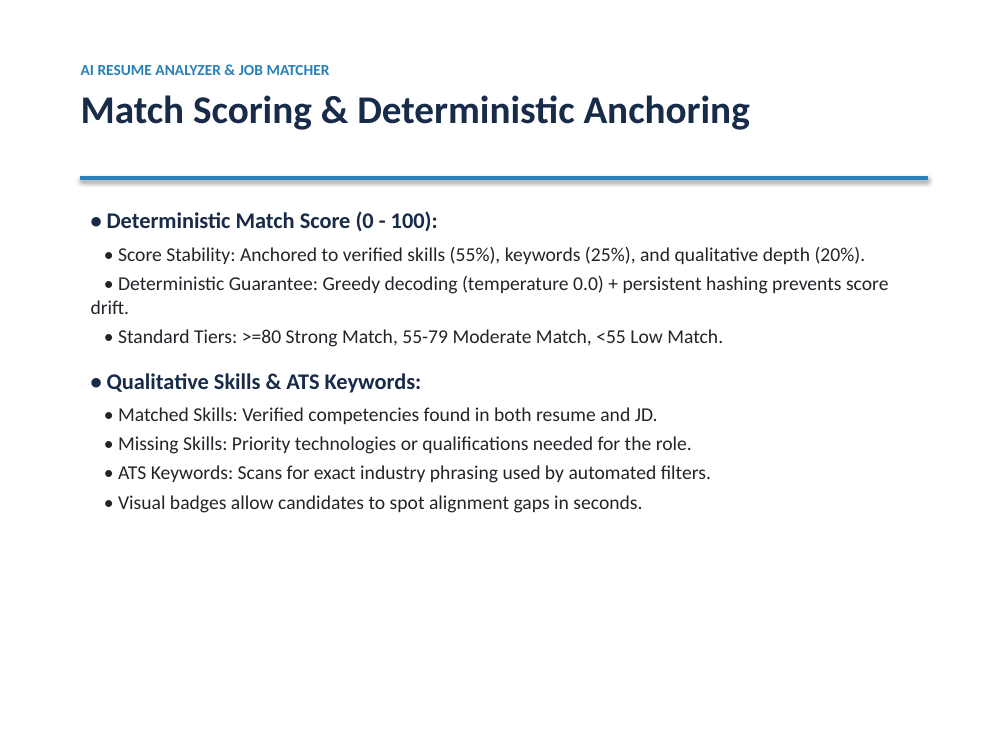
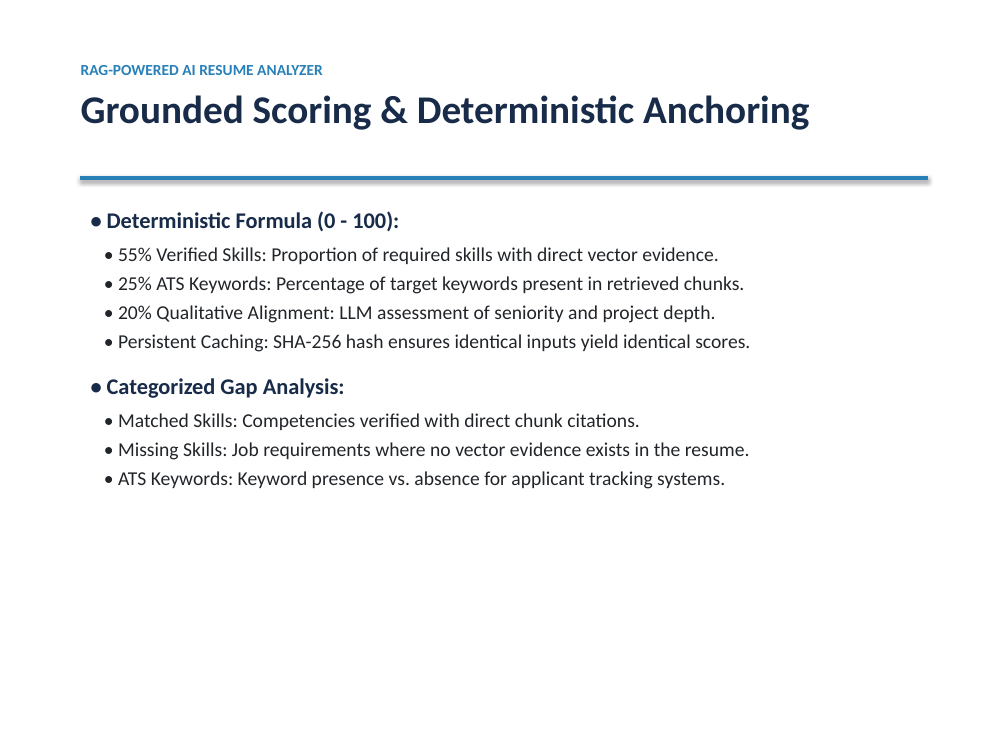
Before and after one commit to Roshan8555/AI-Resume-Analyzer-and-Job-Matcher, a slide deck: slide 7 of AI_Resume_Analyzer_Presentation.pptx. Drawn at 1008x756 pixels with LibreOffice and Linux fonts; fonts in the diff are those of the drawing. Boxes give left, top, right and bottom in pixels: in the first picture for what was removed or moved away, otherwise in the second. Text is boxed around its words. In the diff, an @@ line names an element or a change of style, - is before the commit and + after.

Commit message:
Convert project to full RAG architecture with ChromaDB vector store, dense embeddings, and semantic retrieval

```diff
--- a/AI_Resume_Analyzer_Presentation.pptx
+++ b/AI_Resume_Analyzer_Presentation.pptx
@@ text at <box>81,65,809,130</box>: text changed @@
-AI RESUME ANALYZER & JOB MATCHER
-Match Scoring & Deterministic Anchoring
+RAG-POWERED AI RESUME ANALYZER
+Grounded Scoring & Deterministic Anchoring
@@ text at <box>107,211,750,489</box>: text changed @@
-• Deterministic Match Score (0 - 100):
-• Score Stability: Anchored to verified skills (55%), keywords (25%), and qualitative depth (20%).
-• Deterministic Guarantee: Greedy decoding (temperature 0.0) + persistent hashing prevents score drift.
-• Standard Tiers: >=80 Strong Match, 55-79 Moderate Match, <55 Low Match.
-• Qualitative Skills & ATS Keywords:
-• Matched Skills: Verified competencies found in both resume and JD.
-• Missing Skills: Priority technologies or qualifications needed for the role.
-• ATS Keywords: Scans for exact industry phrasing used by automated filters.
-• Visual badges allow candidates to spot alignment gaps in seconds.
+• Deterministic Formula (0 - 100):
+• 55% Verified Skills: Proportion of required skills with direct vector evidence.
+• 25% ATS Keywords: Percentage of target keywords present in retrieved chunks.
+• 20% Qualitative Alignment: LLM assessment of seniority and project depth.
+• Persistent Caching: SHA-256 hash ensures identical inputs yield identical scores.
+• Categorized Gap Analysis:
+• Matched Skills: Competencies verified with direct chunk citations.
+• Missing Skills: Job requirements where no vector evidence exists in the resume.
+• ATS Keywords: Keyword presence vs. absence for applicant tracking systems.
```
Also in this commit, not shown: 7 other slides changed, 2 slides added, 2 slides removed, 10 other files.
